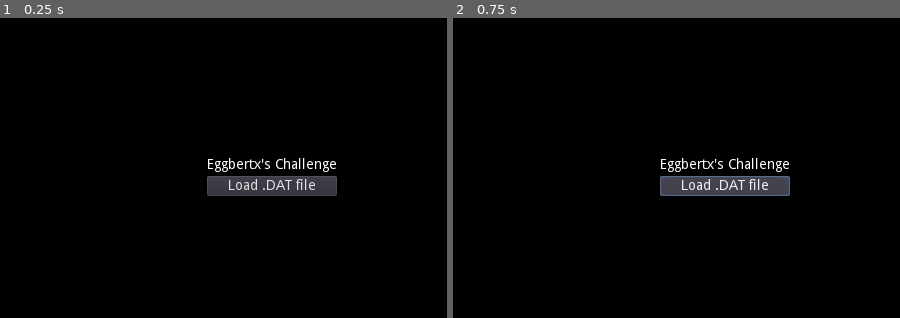
Above: before the commit, frames 1-2 (left to right).
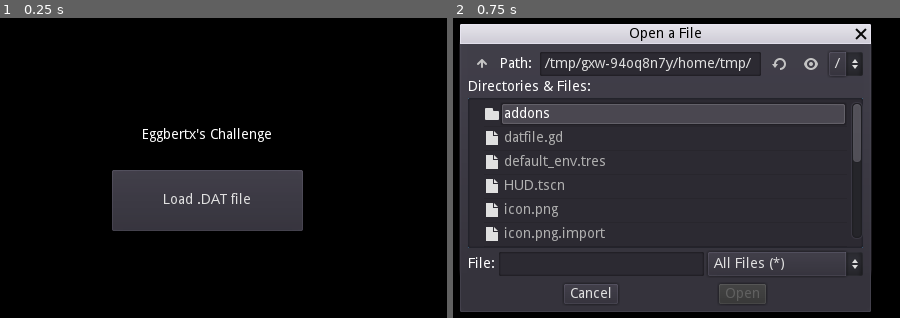
Above: after the commit, the same moments.

Repository: Eggbertx/Eggbertxs-Challenge
Game: Godot game, scene res://Main.tscn
The game is run twice, just before and just after one commit, with the same random seed, the same clock (stepped at 60 frames per second) and the same inputs.
Inputs:
- Up to frame 1 (0.25 s): no input
- Up to frame 2 (0.75 s): click "Load .DAT file" at 0.5 s

The runs differ from the first frame. In frame 1, 8.9% of the frame differs, in the area x 25-76%, y 36-71%; in frame 2, 88%, in the area x 1-94%, y 2-98%.

Commit message:
Make loading button actually do stuff

Diff:
--- /dev/null
+++ b/Level.gd
@@ -0,0 +1,22 @@
+extends Node
+
+class_name Level
+
+var num_bytes = 0 # uint16
+# var bytes = PoolByteArray()
+var level_num = 0 # uint16
+var time_left = 0 # uint16
+var chips_left = 0 # uint16
+var level_detail = 0 # uint16
+
+
+
+
+# Called when the node enters the scene tree for the first time.
+func _ready() -> void:
+	pass # Replace with function body.
+
+
+# Called every frame. 'delta' is the elapsed time since the previous frame.
+#func _process(delta: float) -> void:
+#	pass
--- /dev/null
+++ b/LoaderScreen.gd
@@ -0,0 +1,26 @@
+extends CanvasLayer
+
+signal file_selected
+
+var loaded_file = ""
+
+func _ready() -> void:
+	pass
+
+# Called every frame. 'delta' is the elapsed time since the previous frame.
+#func _process(delta: float) -> void:
+#	pass
+
+func _on_LoadFileBtn_pressed() -> void:
+	if $FileDialog.visible:
+		return
+	$FileDialog.mode = FileDialog.MODE_OPEN_FILE
+	$FileDialog.access = FileDialog.ACCESS_FILESYSTEM
+	$FileDialog.popup()
+
+func _on_FileDialog_file_selected(path: String) -> void:
+	loaded_file = path
+	emit_signal("file_selected", path)
+
+func _on_FileDialog_hide() -> void:
+	loaded_file = ""
--- a/LoaderScreen.tscn
+++ b/LoaderScreen.tscn
@@ -1,33 +1,53 @@
-[gd_scene format=2]
+[gd_scene load_steps=2 format=2]
 
-[node name="CanvasLayer" type="CanvasLayer"]
+[ext_resource path="res://LoaderScreen.gd" type="Script" id=1]
+
+[node name="LoaderScreen" type="CanvasLayer"]
+script = ExtResource( 1 )
 
 [node name="VBoxContainer" type="VBoxContainer" parent="."]
-anchor_left = 0.635
-anchor_top = 0.528
-anchor_right = 0.635
-anchor_bottom = 0.528
-margin_left = -64.8
-margin_top = -18.96
-margin_right = 65.2
-margin_bottom = 19.04
+anchor_left = 0.5
+anchor_top = 0.5
+anchor_right = 0.5
+anchor_bottom = 0.5
+margin_left = -95.5
+margin_top = -63.0
+margin_right = 95.5
+margin_bottom = 63.0
+alignment = 1
 __meta__ = {
 "_edit_use_anchors_": false
 }
 
 [node name="TitleLabel" type="Label" parent="VBoxContainer"]
-margin_right = 130.0
-margin_bottom = 14.0
+margin_top = 23.0
+margin_right = 191.0
+margin_bottom = 37.0
+size_flags_vertical = 6
 text = "Eggbertx's Challenge"
+align = 1
+autowrap = true
+
+[node name="LoadFileBtn" type="Button" parent="VBoxContainer"]
+margin_top = 65.0
+margin_right = 191.0
+margin_bottom = 126.0
+size_flags_vertical = 3
+text = "Load .DAT file"
+
+[node name="FileDialog" type="FileDialog" parent="."]
+margin_left = 40.0
+margin_top = 36.0
+margin_right = 451.0
+margin_bottom = 304.0
+rect_min_size = Vector2( 150, 52.5 )
+window_title = "Open a File"
+mode = 0
 __meta__ = {
 "_edit_use_anchors_": false
 }
 
-[node name="LoadFileBtn" type="Button" parent="VBoxContainer"]
-margin_top = 18.0
-margin_right = 130.0
-margin_bottom = 38.0
-text = "Load .DAT file"
-__meta__ = {
-"_edit_use_anchors_": false
-}
+[connection signal="file_selected" from="." to="." method="_on_LoaderScreen_file_selected"]
+[connection signal="pressed" from="VBoxContainer/LoadFileBtn" to="." method="_on_LoadFileBtn_pressed"]
+[connection signal="file_selected" from="FileDialog" to="." method="_on_FileDialog_file_selected"]
+[connection signal="hide" from="FileDialog" to="." method="_on_FileDialog_hide"]
--- a/Main.gd
+++ b/Main.gd
@@ -55,5 +55,9 @@
 
 
 # Called every frame. 'delta' is the elapsed time since the previous frame.
-func _process(delta):
-	pass
+#func _process(delta):
+#	pass
+
+
+func _on_LoaderScreen_file_selected(path: String) -> void:
+	load_file(path)
--- a/Main.tscn
+++ b/Main.tscn
@@ -6,4 +6,6 @@
 [node name="Main" type="Node"]
 script = ExtResource( 1 )
 
-[node name="CanvasLayer" parent="." instance=ExtResource( 2 )]
+[node name="LoaderScreen" parent="." instance=ExtResource( 2 )]
+
+[connection signal="file_selected" from="LoaderScreen" to="." method="_on_LoaderScreen_file_selected"]
--- a/datfile.gd
+++ b/datfile.gd
@@ -1,6 +1,9 @@
 extends Node
 
 class_name DatFile
+
+const rle_too_large = "Invalid RLE header, number of bytes requested reaches beyond the file end"
+const invalid_rle_byte = "Invalid RLE byte (byte should be 0xFF or >= 0x00 and <= 0x6F)"
 
 var file_path = ""
 var num_levels = 0
@@ -22,7 +25,33 @@
 func parse_file(datfile: File):
 	var signature = datfile.get_32()
 	if signature != 0x0002AAAC and signature != 0x0102AAAC:
-		push_error("Invalid datfile signature in %s" % datfile.get_path())
+
+		Console.write_line("Invalid datfile signature in %s" % datfile.get_path().get_file())
 		return false
 
 	num_levels = datfile.get_16()
+
+func decode_rle(datfile: File, num_bytes: int):
+	# 0xFF,<num_bytes>,<byte_to_copy>
+	var can_read = (datfile.get_position() + num_bytes) <= datfile.get_len()
+	if not can_read:
+		Console.write_line(rle_too_large)
+		return null
+
+	var decoded = PoolByteArray()
+	while num_bytes > 0:
+		num_bytes -= 1
+		var byte = datfile.get_8()
+		if byte >= 0x00 and byte <= 0x6F:
+			decoded.append(byte)
+		elif byte == 0xFF:
+			var num_repeats = datfile.get_8()
+			var data = datfile.get_8()
+			num_bytes -= 2
+			while num_repeats > 0:
+				num_repeats -= 1
+				decoded.append(data)
+		else:
+			Console.write_line(invalid_rle_byte)
+			return null
+	return decoded
--- a/project.godot
+++ b/project.godot
@@ -13,9 +13,15 @@
 "class": "DatFile",
 "language": "GDScript",
 "path": "res://datfile.gd"
+}, {
+"base": "Node",
+"class": "Level",
+"language": "GDScript",
+"path": "res://Level.gd"
 } ]
 _global_script_class_icons={
-"DatFile": ""
+"DatFile": "",
+"Level": ""
 }
 
 [application]
